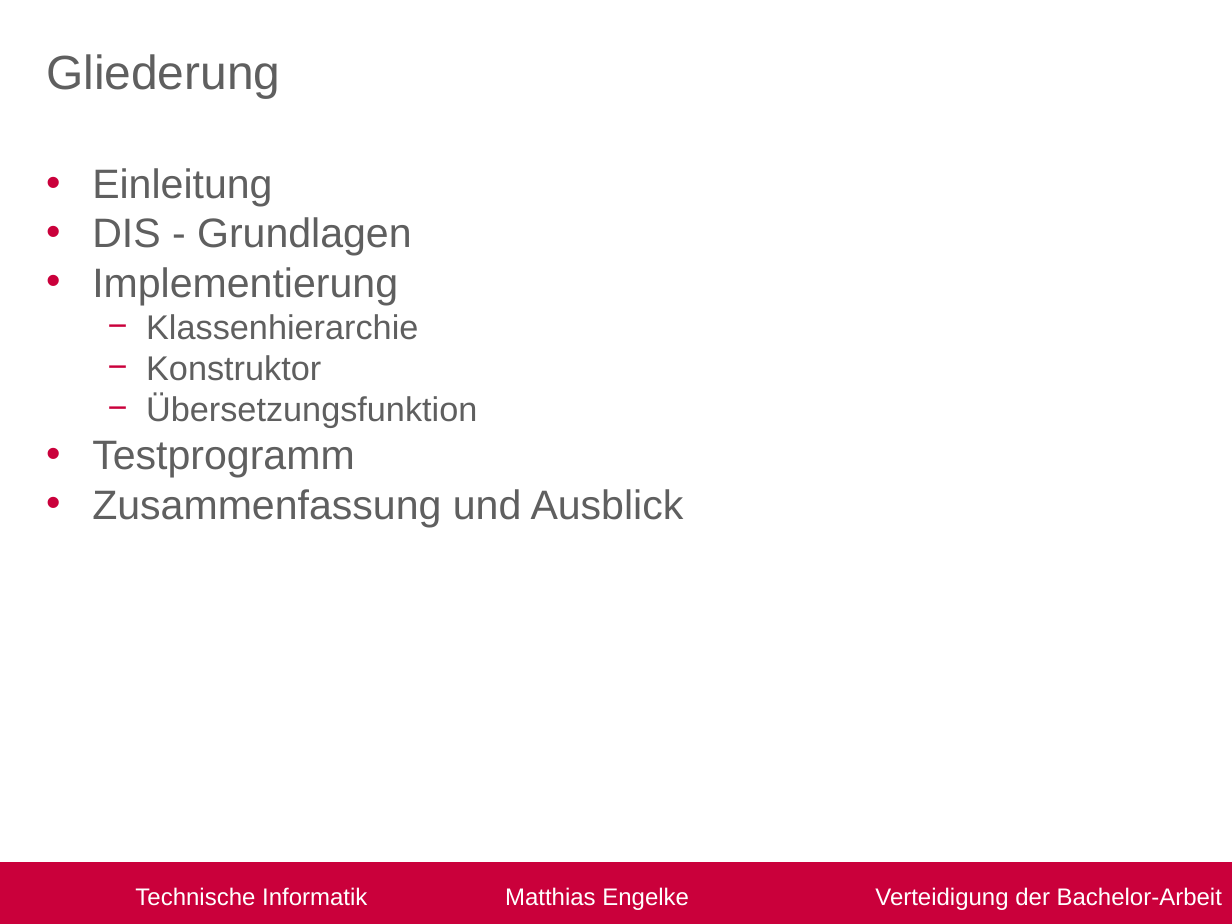
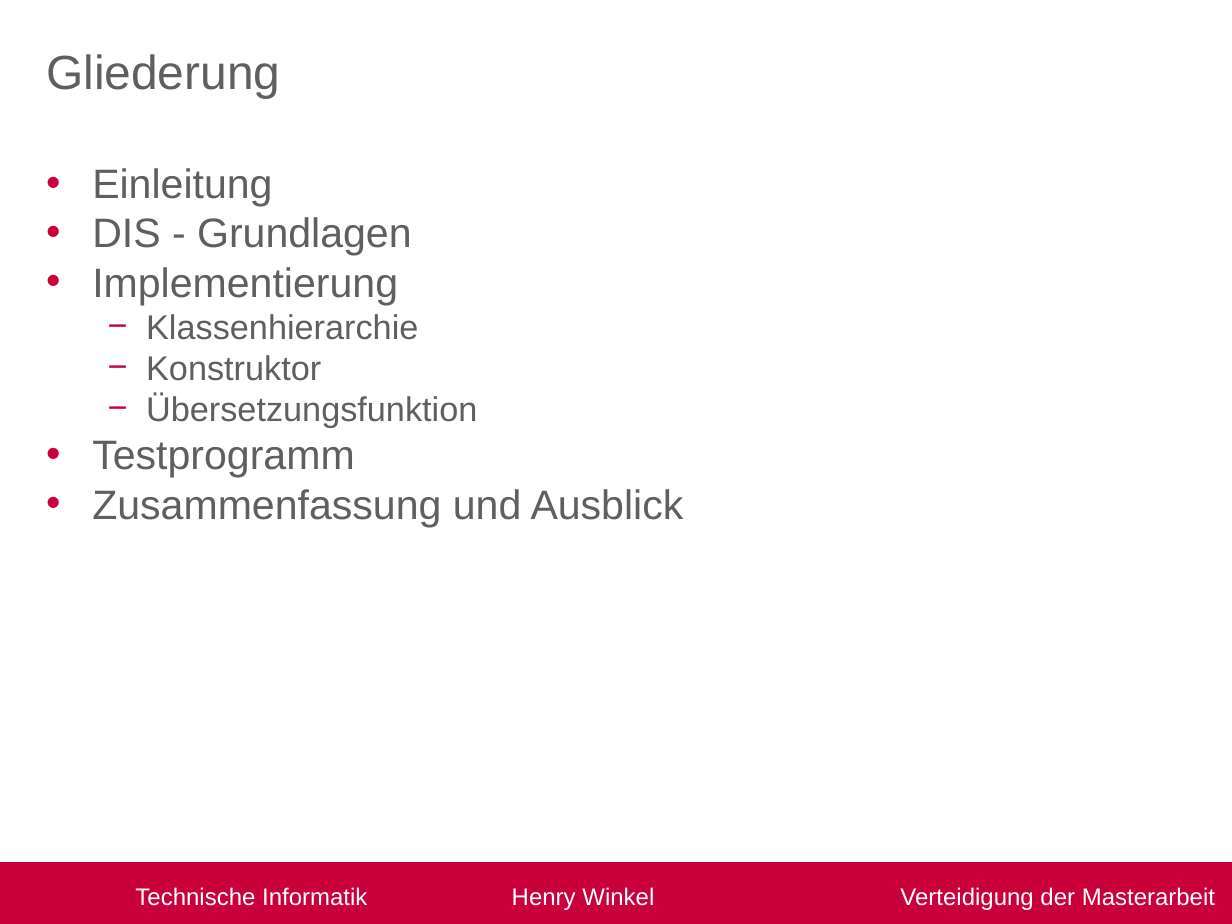
Before and after one commit to R3D454/Masterarbeit, a slide deck: slide 2 of Verteitigung.pptx. Drawn at 1232x924 pixels with LibreOffice and Linux fonts; fonts in the diff are those of the drawing; background and template pictures are left out. Boxes give left, top, right and bottom in pixels: in the first picture for what was removed or moved away, otherwise in the second. Text is boxed around its words. In the diff, an @@ line names an element or a change of style, - is before the commit and + after.

Commit message:
add: Verteidigung V0.2

```diff
--- a/Verteitigung.pptx
+++ b/Verteitigung.pptx
@@ text in rectangle at box(135, 887, 1215, 910): text changed @@
-Technische Informatik Matthias Engelke Verteidigung der Bachelor-Arbeit
+Technische Informatik Henry Winkel Verteidigung der Masterarbeit
```
Also in this commit, not shown: 2 other slides changed, 7 slides added, 1 slide removed, 9 other files.
